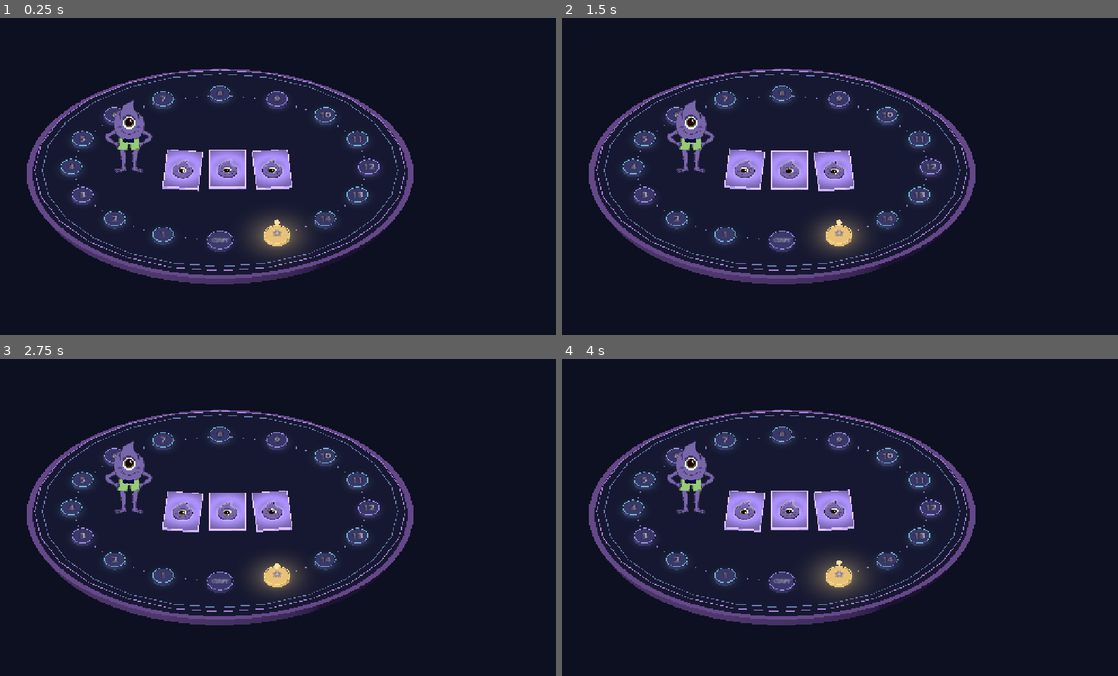
Above: before the commit, frames 1-4 (two rows, left to right).
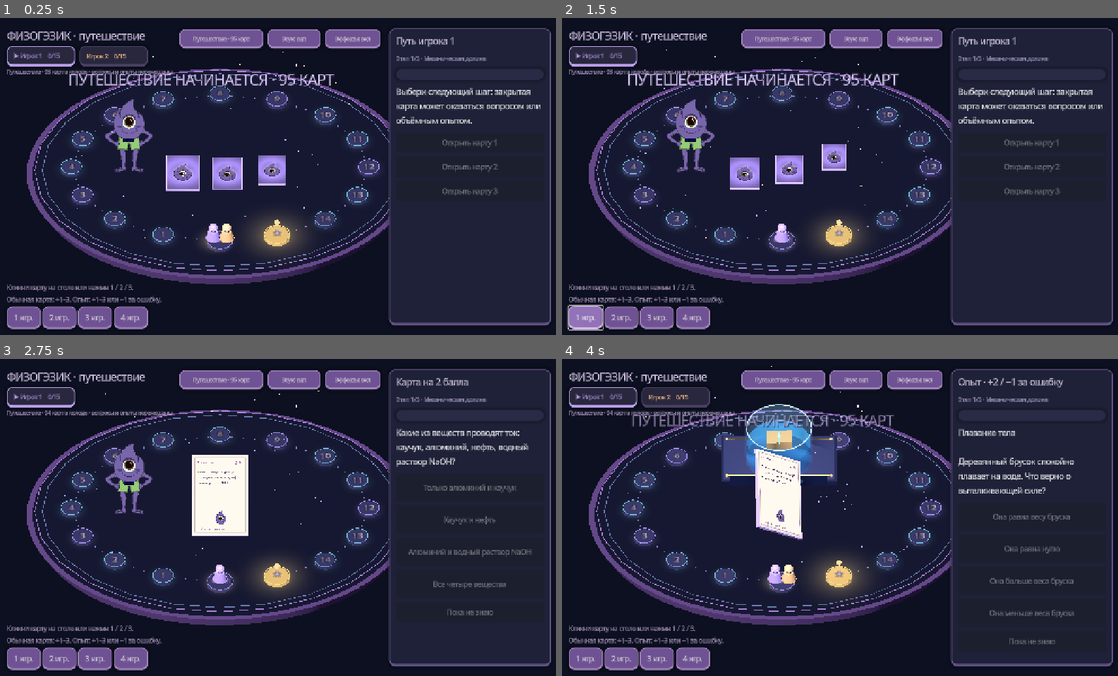
Above: after the commit, the same moments.

Repository: Altersam/physogezic
Game: Godot game, scene res://main.tscn
The game is run twice, just before and just after one commit, with the same random seed, the same clock (stepped at 60 frames per second) and the same inputs.
Inputs (mouse positions are in pixels of both pictures, inside the frame that each line leads up to):
- Up to frame 1 (0.25 s): no input
- Up to frame 2 (1.5 s): click (1034, 144) at 0.5 s, where only the run after the commit has a clickable "Открыть карту 1"; click (584, 319) at 1.25 s, where only the run after the commit has a clickable "1 игр."
- Up to frame 3 (2.75 s): click (472, 511) at 2 s, where only the run after the commit has a clickable "Открыть карту 2"
- Up to frame 4 (4 s): click (623, 660) at 2.75 s, where only the run after the commit has a clickable "2 игр."; click (1034, 536) at 3.5 s, where only the run after the commit has a clickable "Открыть карту 3"

The runs differ from the first frame. In frame 1, 14% of the frame differs, in the area x 1-100%, y 3-99%; in frame 2, 13%; in frame 3, 15%; in frame 4, 19%, in the area x 1-100%, y 2-99%.
Error before the commit: Invalid assignment of property or key 'game_font' with value of type 'FontVariation' on a base object of type 'Node3D (lab_stage.gd)'. (res://main.gd:77)

Commit message:
Use the crisp bundled font in every 3D laboratory

Diff:
--- a/Godot3D/lab_stage.gd
+++ b/Godot3D/lab_stage.gd
@@ -19,6 +19,7 @@
 
 var specimen: Node3D
 var plaque: Label3D
+var game_font: Font
 var current_anim: String = ""
 var animated: bool = true
 var time: float = 0.0
@@ -105,6 +106,7 @@
 
 func _label(text: String, location: Vector3, color: Color = WHITE, font_size: int = 34, parent: Node3D = null) -> Label3D:
 	var label := Label3D.new()
+	if game_font != null:label.font=game_font
 	label.text = text
 	label.font_size = font_size
 	label.pixel_size = 0.007
@@ -145,6 +147,7 @@
 	var name_plate := _box(Vector3(4.2, 0.5, 0.06), Vector3(0, 0.24, 1.4), Color("1b2037"), self)
 	name_plate.rotation_degrees.x = -12.0
 	plaque = Label3D.new()
+	if game_font != null:plaque.font=game_font
 	plaque.font_size = 42
 	plaque.pixel_size = 0.0065
 	plaque.outline_size = 5
